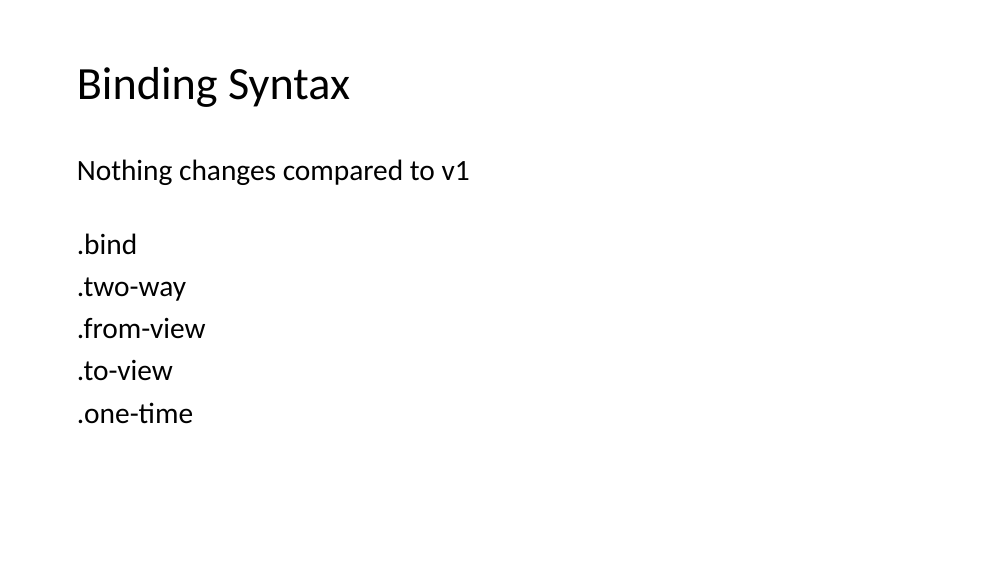
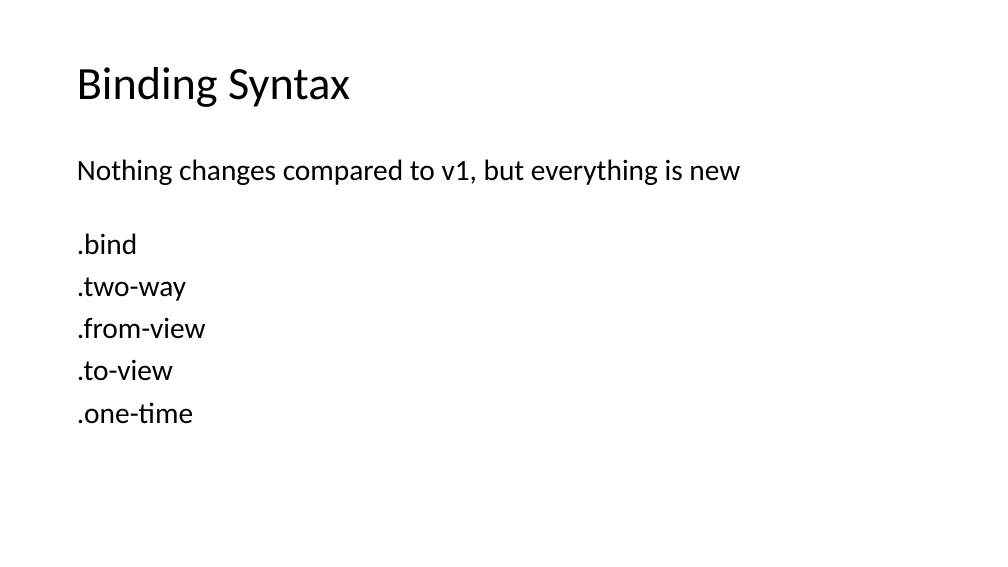
Before and after one commit to mobilemancer/aurelia2-demos, a slide deck: slide 20 of Presentations/Aurelia2 The new Hotness.pptx. Drawn at 1008x567 pixels with LibreOffice and Linux fonts; fonts in the diff are those of the drawing. Boxes give left, top, right and bottom in pixels: in the first picture for what was removed or moved away, otherwise in the second. Text is boxed around its words. In the diff, an @@ line names an element or a change of style, - is before the commit and + after.

```diff
--- a/Presentations/Aurelia2 The new Hotness.pptx
+++ b/Presentations/Aurelia2 The new Hotness.pptx
@@ text at [77,159,740,185]: text changed @@
-Nothing changes compared to v1
+Nothing changes compared to v1, but everything is new
```
Also in this commit, not shown: 14 other slides changed, 1 slide added, 1 other file.
